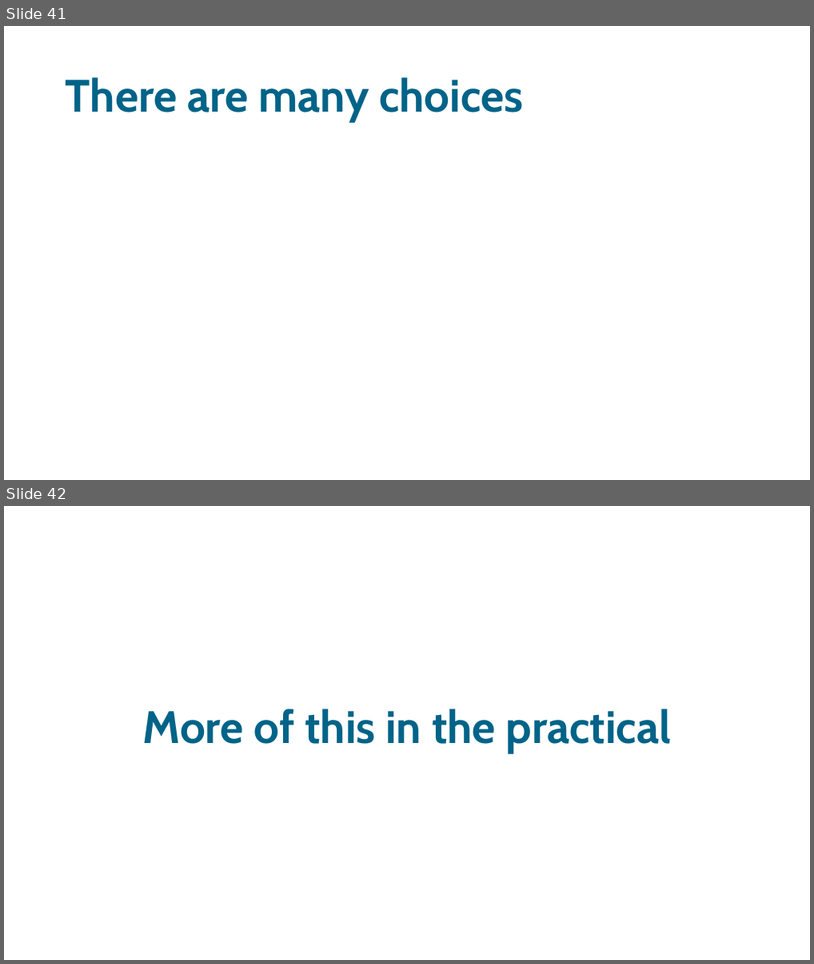
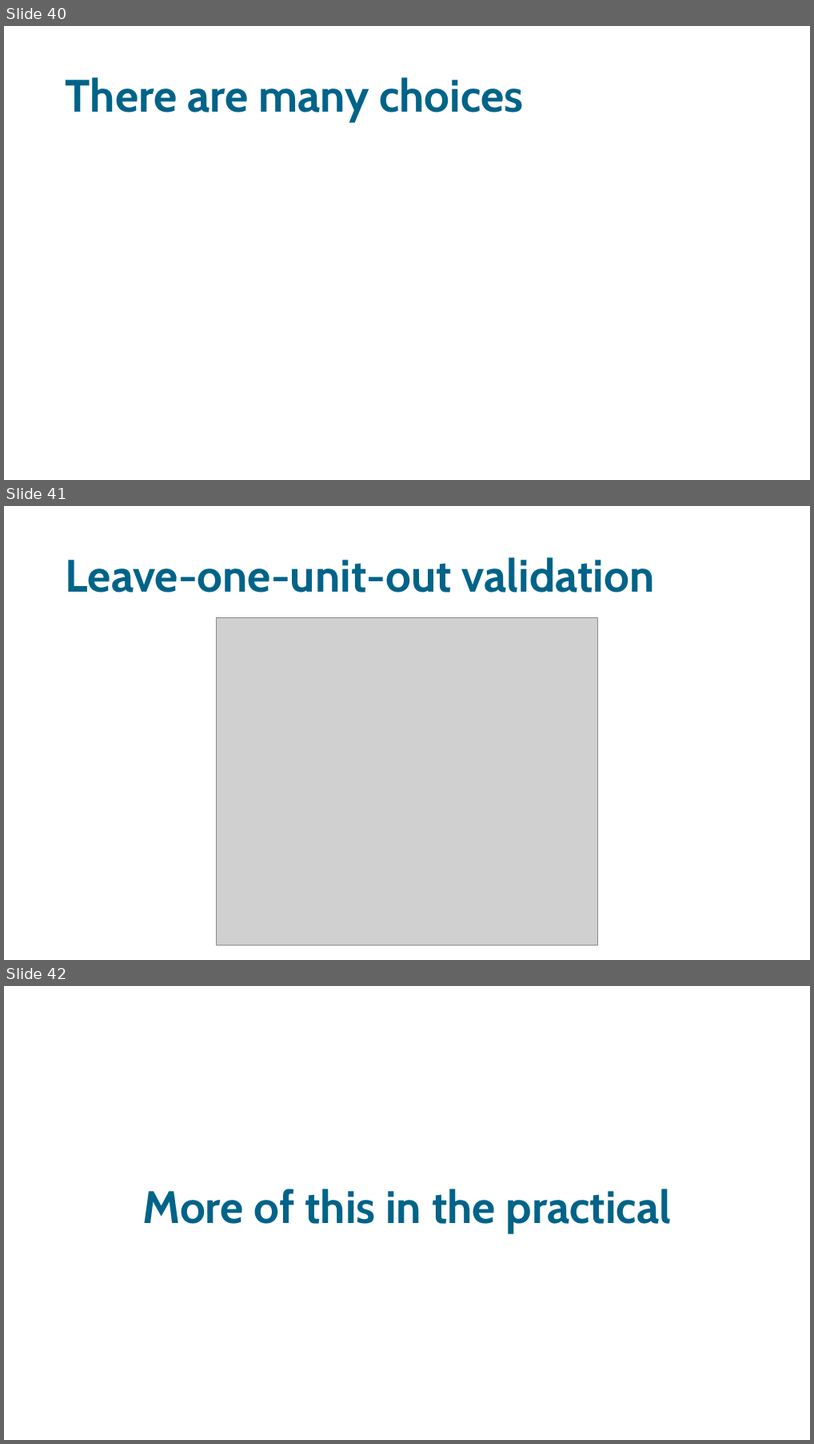
Before and after one commit to sodascience/workshop_causal_impact_assessment, a slide deck: lectures/03_synthetic_control/synthetic_control.pptx. Shown one above the other, each under a label of ours: slides 41 and 42 before the commit, slides 40, 41 and 42 after it. The pictures are 814x964 and 814x1444 pixels, drawn with LibreOffice and Linux fonts; fonts in the diff are those of the drawing; grey boxes stand for pictures. Boxes give left, top, right and bottom in pixels: in the first picture for what was removed or moved away, otherwise in the second. Text is boxed around its words. In the diff, an @@ line names an element or a change of style, - is before the commit and + after.

```diff
--- a/lectures/03_synthetic_control/synthetic_control.pptx
+++ b/lectures/03_synthetic_control/synthetic_control.pptx
@@ slide 41 added at <box>4,506,810,960</box>, background #FFFFFF @@
@@ title added at <box>66,557,655,592</box>, 54 pt, text #006388, bold @@
+Leave-one-unit-out validation
@@ picture added at <box>217,618,598,944</box> @@
@@ what was slide 41 is now slide 40 @@
```
Also in this commit, not shown: 3 slides changed, 1 slide removed, 1 other file.
